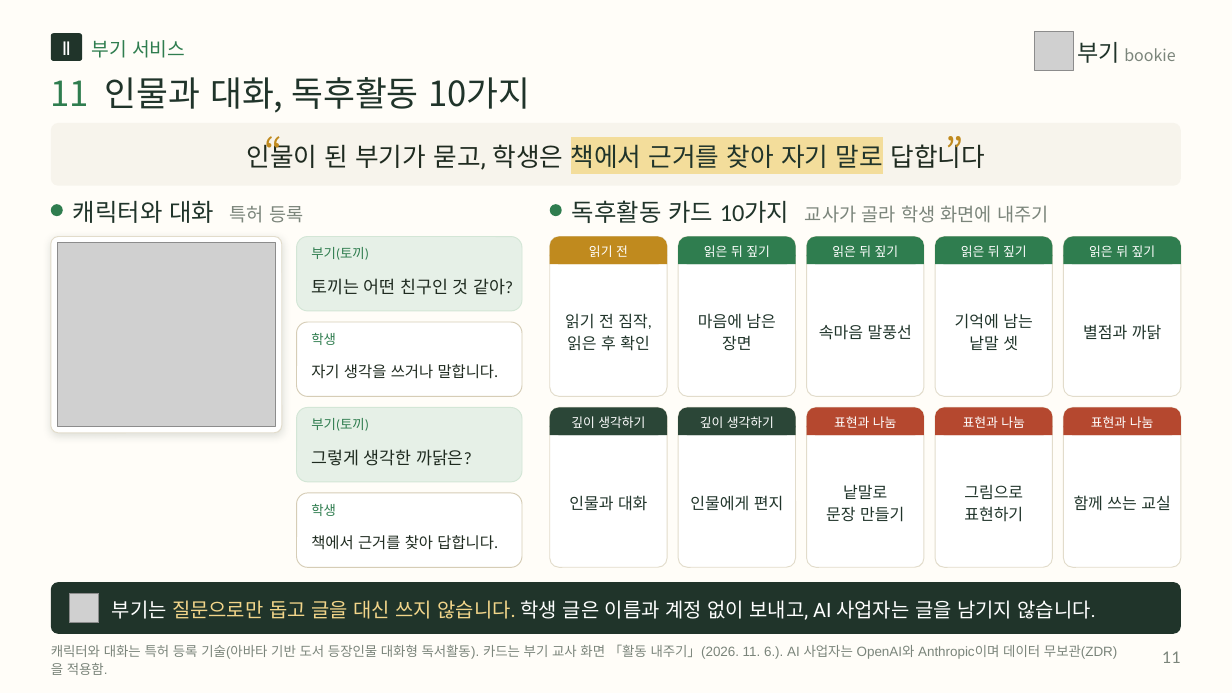
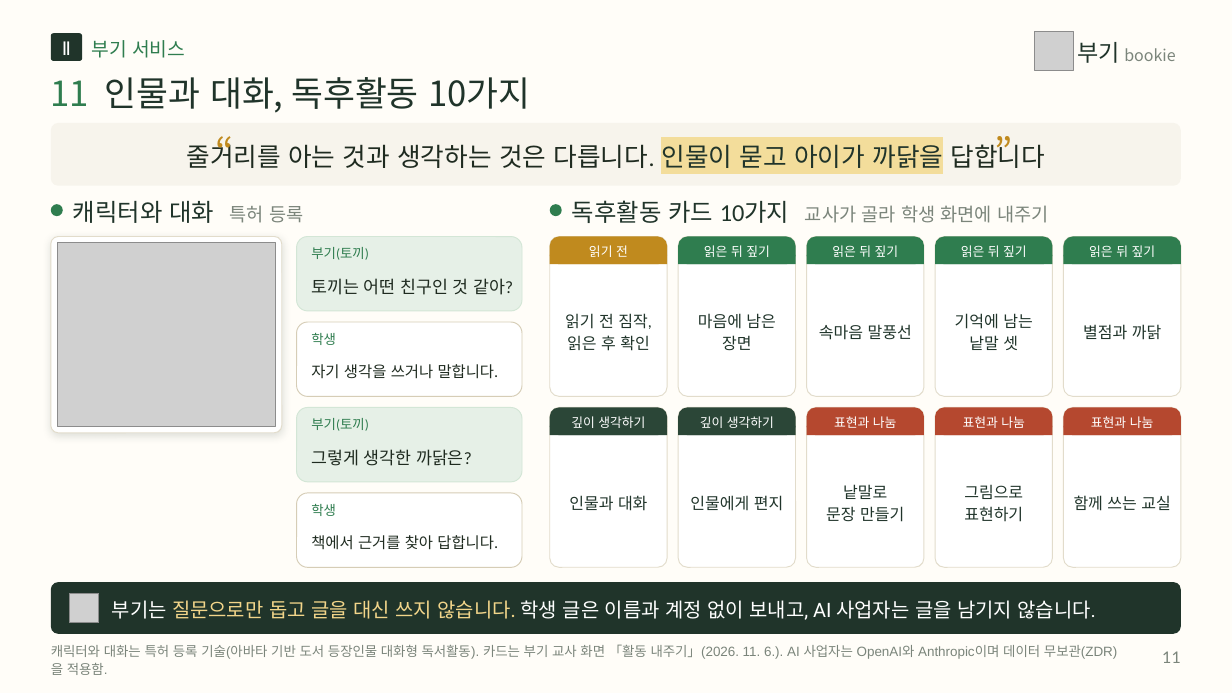
Before and after one commit to legoschool/bookie-test, a slide deck: slide 11 of promo/dl/proposal/bookie-proposal-short-20p.pptx. Drawn at 1232x693 pixels with LibreOffice and Linux fonts; fonts in the diff are those of the drawing; grey boxes stand for pictures. Boxes give left, top, right and bottom in pixels: in the first picture for what was removed or moved away, otherwise in the second. Text is boxed around its words. In the diff, an @@ line names an element or a change of style, - is before the commit and + after.

```diff
--- a/promo/dl/proposal/bookie-proposal-short-20p.pptx
+++ b/promo/dl/proposal/bookie-proposal-short-20p.pptx
@@ text at (186,140,1046,168): text changed @@
-인물이 된 부기가 묻고, 학생은 책에서 근거를 찾아 자기 말로 답합니다
+줄거리를 아는 것과 생각하는 것은 다릅니다. 인물이 묻고 아이가 까닭을 답합니다
@@ text "“": place and size @@
-text "“" at (237,121,283,177)
+text "“" at (188,121,234,177)
@@ text "”": place and size @@
-text "”" at (945,121,992,177)
+text "”" at (994,121,1041,177)
```
Also in this commit, not shown: 17 other slides changed, 44 other files.
